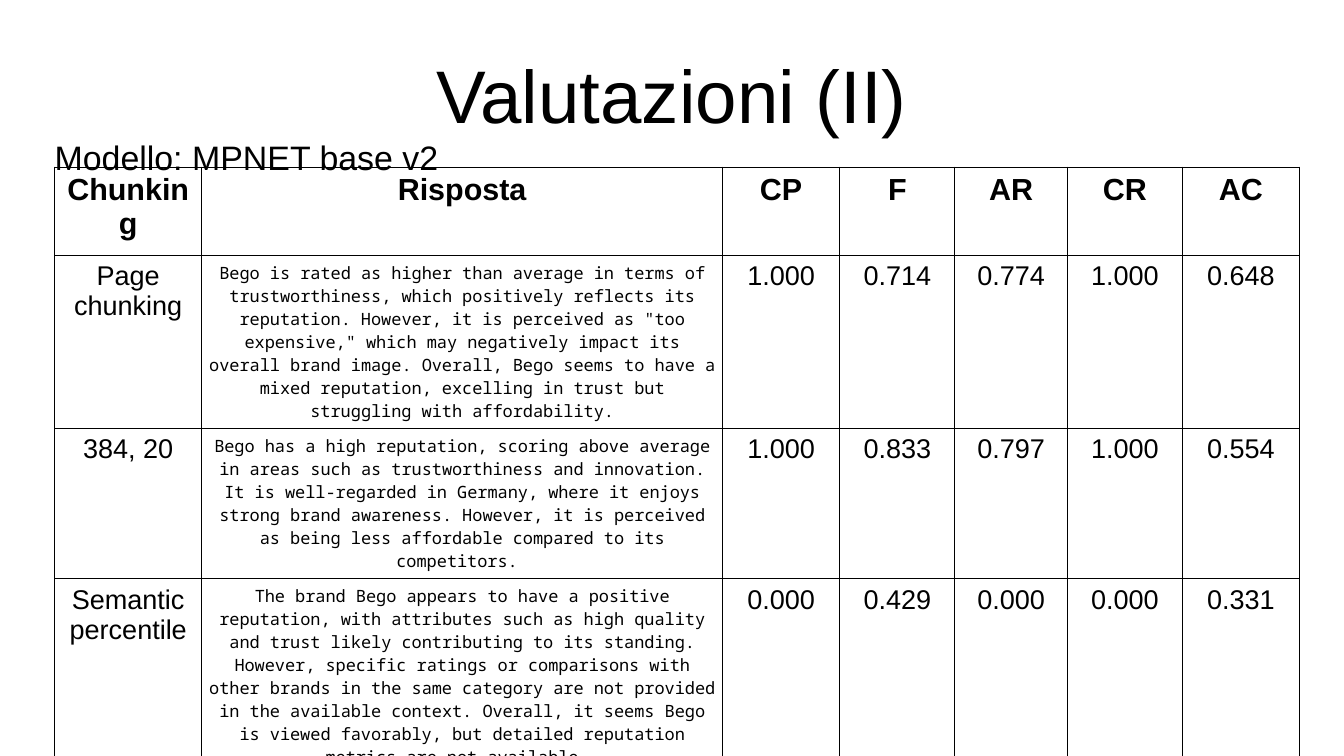
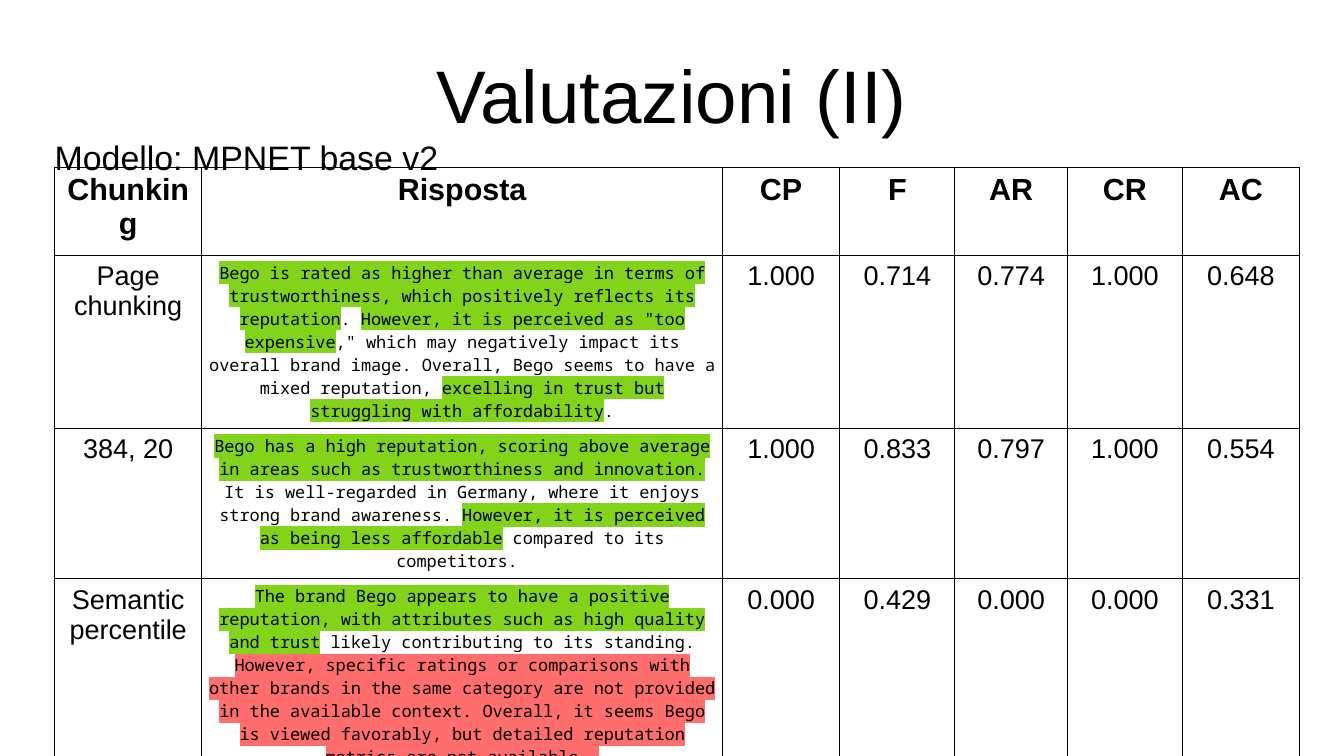
Before and after one commit to PietroNoto/Tesi, a slide deck: slide 13 of Appunti/Bozza presentazione keystone novembre.odp (slide 12 before the commit). Drawn at 1344x756 pixels with LibreOffice and Linux fonts; fonts in the diff are those of the drawing. Boxes give left, top, right and bottom in pixels: in the first picture for what was removed or moved away, otherwise in the second. Text is boxed around its words. In the diff, an @@ line names an element or a change of style, - is before the commit and + after.

```diff
--- a/Appunti/Bozza presentazione keystone novembre.odp
+++ b/Appunti/Bozza presentazione keystone novembre.odp
@@ table at [55,167,1299,756] @@
@@ highlight none to #81D41A in "Bego is rated as higher than average ...", "Bego has a high reputation, scoring above ...", "The brand Bego appears to have a ..." @@
@@ highlight none to #FF6D6D in "However, specific ratings or comparisons with other ..." @@
```
Also in this commit, not shown: 7 other slides changed, 1 slide added, 7 other files.
